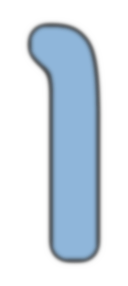
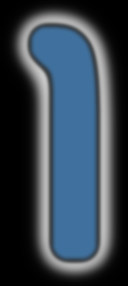
Before/after of a (128, 286) layered artwork. What changed in the layer stack:
showed "Layer 1" over box(0, 0, 128, 286)